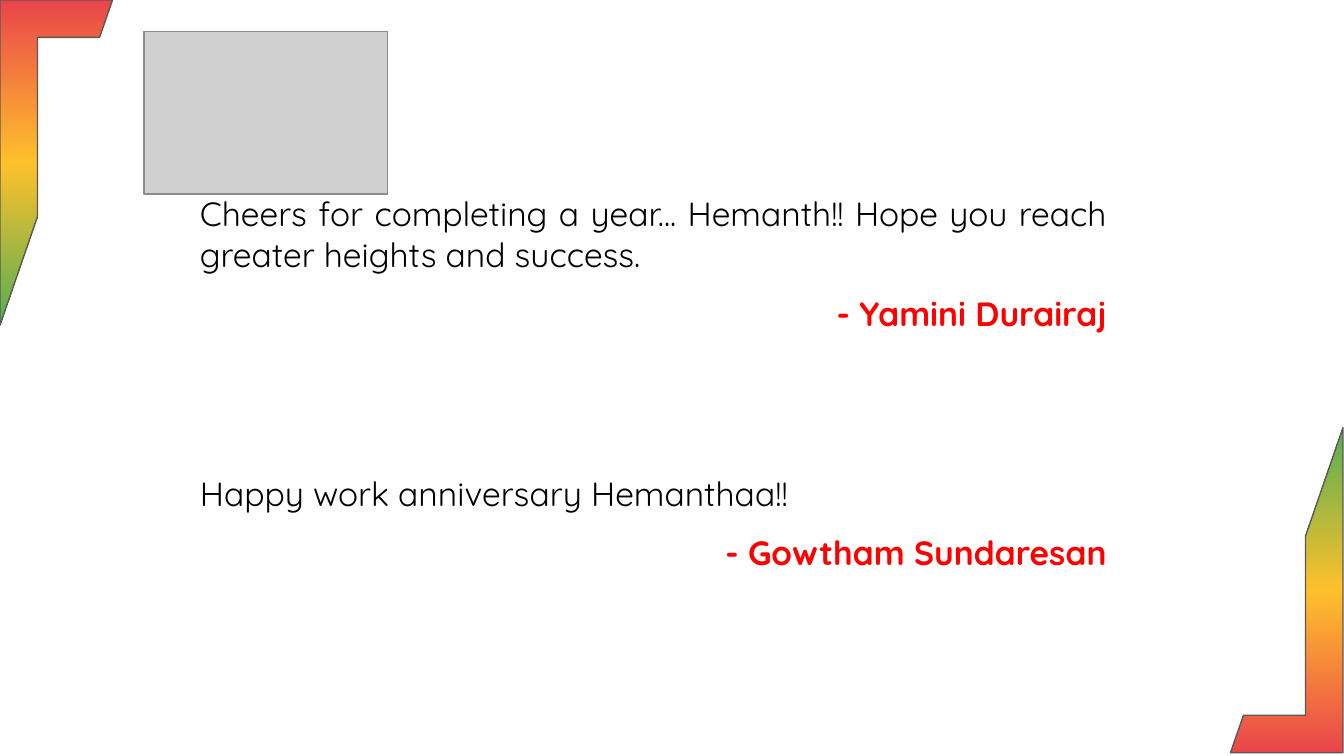
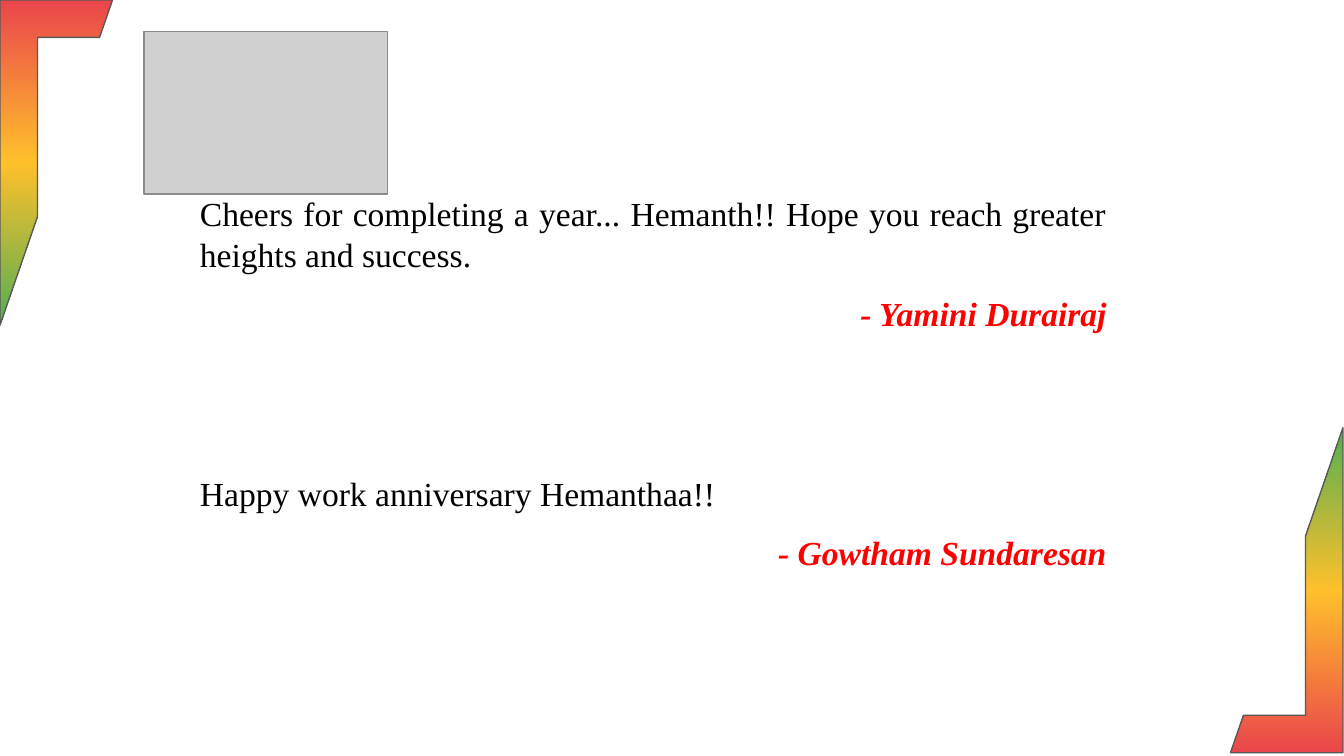
Before and after one commit to Harisudhan23/HR-automation-UI, a slide deck: slide 7 of media/Final_Anniversary_Presentation.pptx. Drawn at 1344x756 pixels with LibreOffice and Linux fonts; fonts in the diff are those of the drawing; grey boxes stand for pictures; background and template pictures are left out. Boxes give left, top, right and bottom in pixels: in the first picture for what was removed or moved away, otherwise in the second. Text is boxed around its words. In the diff, an @@ line names an element or a change of style, - is before the commit and + after.

```diff
--- a/media/Final_Anniversary_Presentation.pptx
+++ b/media/Final_Anniversary_Presentation.pptx
@@ text "Cheers for completing a year... ..." at (200,202,1105,273): font Quicksand to Times New Roman @@
@@ text "- Yamini Durairaj": place and size @@
-text "- Yamini Durairaj" at (859,302,1106,333)
+text "- Yamini Durairaj" at (879,302,1106,332)
@@ text "- Yamini Durairaj" at (879,302,1106,332): font Quicksand to Times New Roman, italic on @@
@@ text "Happy work anniversary Hemanthaa!!" at (200,482,715,513): font Quicksand to Times New Roman @@
@@ text "- Gowtham Sundaresan" at (798,541,1106,566): font Quicksand to Times New Roman, italic on @@
@@ text "- Gowtham Sundaresan": place and size @@
-text "- Gowtham Sundaresan" at (748,540,1106,566)
+text "- Gowtham Sundaresan" at (798,541,1106,566)
```
Also in this commit, not shown: 11 other slides changed, 11 other files.
